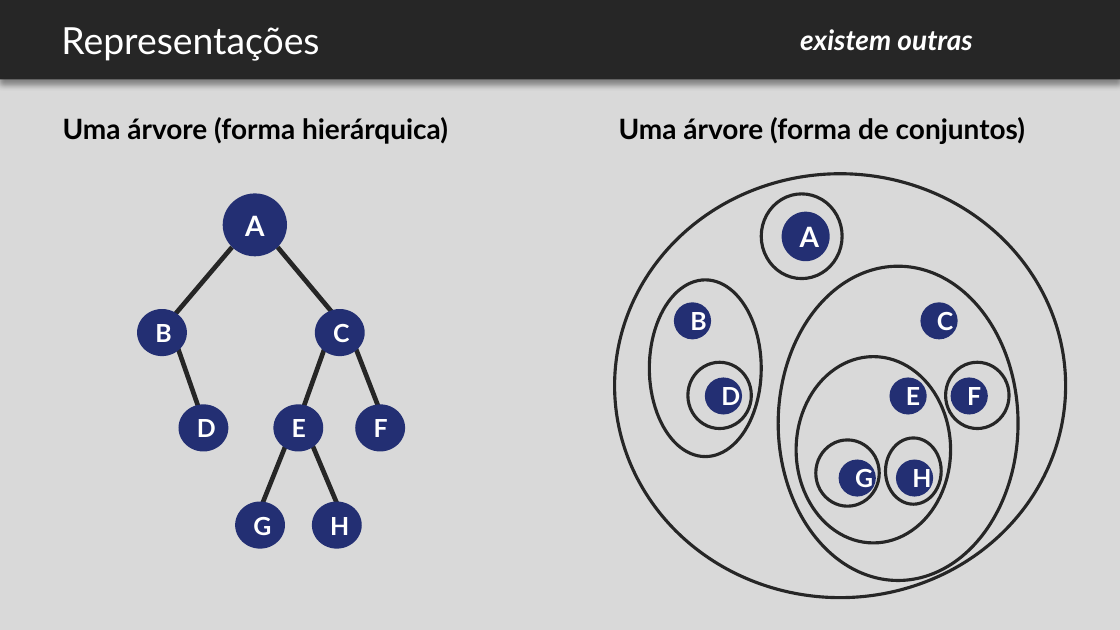
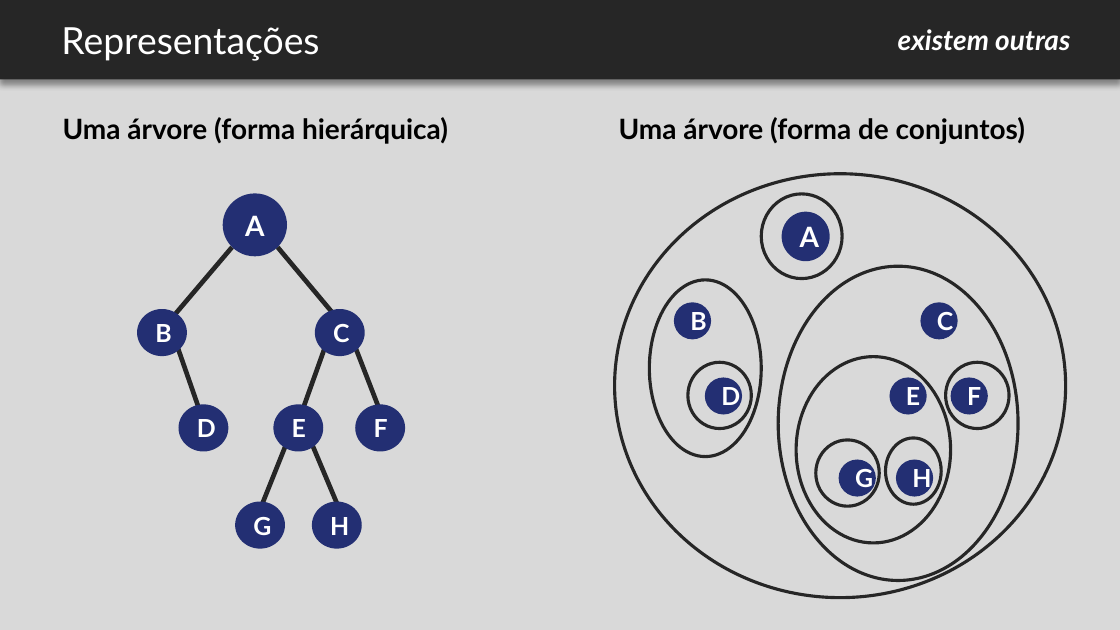
Before and after one commit to felipemarc/AED1_2016-2, a slide deck: slide 10 of ap_arvores/AED - arvores.pptx. Drawn at 1120x630 pixels with LibreOffice and Linux fonts; fonts in the diff are those of the drawing; background and template pictures are left out. Boxes give left, top, right and bottom in pixels: in the first picture for what was removed or moved away, otherwise in the second. Text is boxed around its words. In the diff, an @@ line names an element or a change of style, - is before the commit and + after.

```diff
--- a/ap_arvores/AED - arvores.pptx
+++ b/ap_arvores/AED - arvores.pptx
@@ text "existem outras" at <box>898,29,1070,50</box>: alignment left to right @@
```
Also in this commit, not shown: 11 other slides changed, 1 slide added, 2 other files.
